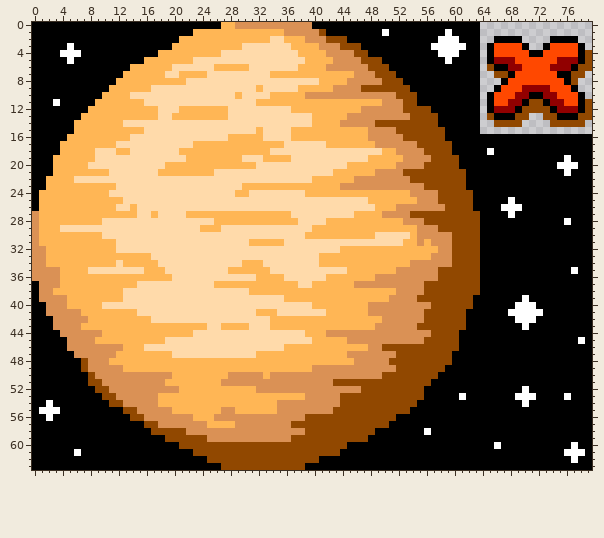
Two states of a sprite sheet, dev/bitmaps/smenu.png. That is the earlier state.
The file is 80x64 pixels.
The same view after the edit:
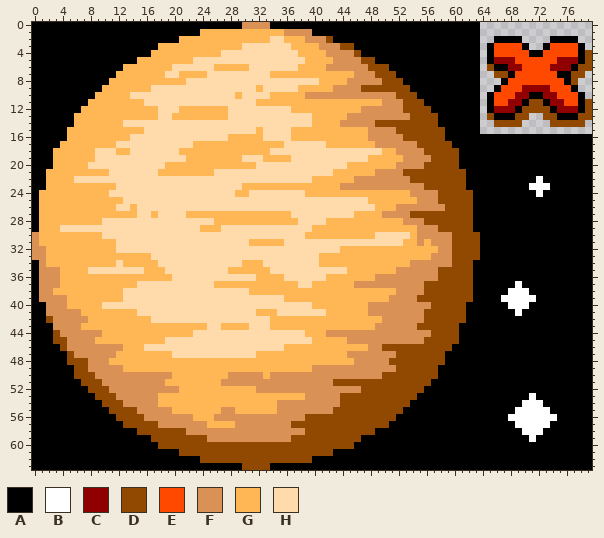
Palette (. is transparent): A #000000  B #ffffff  C #910000  D #914800  E #ff4800  F #da9155  G #ffb655  H #ffdaaa
Diff:
Changed rows in their new state; - is an unchanged pixel.
first column x 0:
 0 ---------------------------AAA----AAAAAA--------------------------------------
 1 -----------------------A----------------AA--------A--------A------------------
 2 -------------------------------------------AA-------------AAA-----------------
 3 -----A------------GG--------------------------A----------AAAAA----------------
 4 ----AAA----------G-----------------------------A----------AAA-----------------
 5 -----A---------G---------------------------------A---------A------------------
 6 -------------G----------------------------------------------------------------
 7 ------------G-----------------------------------------------------------------
 8 -----------G------------------------------------------------------------------
 9 ----------G-------------------------------------------------------------------
10 ---------G--------------------------------------------------------------------
11 ---A----G----------------------------------------------D----------------------
12 -------G----------------------------------------------------------------------
13 ------G-----------------------------------------------------------------------
15 -----G------------------------------------------------------------------------
18 ---G--------------------------------------------------------D----A------------
19 ----------------------------------------------------------------------------A-
20 ---------------------------------------------------------------------------AAA
21 --G-------------------------------------------------------------------------A-
22 ------------------------------------------------------------------------B-----
23 -----------------------------------------------------------------------BBB----
24 ------------------------------------------------------------------------B-----
25 --------------------------------------------------------------------A---------
26 -------------------------------------------------------------------AAA--------
27 A--------------------------------------------------------------A----A---------
28 A--------------------------------------------------------------A------------A-
29 A--------------------------------------------------------------A--------------
first column x 0:
34 A--------------------------------------------------------------A---------------
35 A--------------------------------------------------------------A-------------A-
36 A--------------------------------------------------------------A---------------
37 ---------------------------------------------------------------A-----B---------
38 ---------------------------------------------------------------A----BBB--------
39 -------------------------------------------------------------------BBB-B-------
40 --------------------------------------------------------------A-----B--A-------
41 --------------------------------------------------------------------A-AAA------
42 --D------------------------------------------------------------------AAA-------
43 -------------------------------------------------------------A--------A--------
44 ---D---------------------------------------------------------------------------
45 ---DD-------------------------------------------------------------------------A
46 ----D-------------------------------------------------------A------------------
47 -----D-----------------------------------------------------A-------------------
48 -----DD----------------------------------------------------A-------------------
49 ------D---------------------------------------------------A--------------------
50 ------DD-----------------------------------------------------------------------
51 -------D-----------------------------------------------------------------------
52 --------D-------------------------------------------------------------A--------
53 ---------D---------------------------------------------A-----A-------AA-----A--
54 --A-------D-------------------------------------------A----------------BB------
55 -AAA-------DD----------------------------------------A---------------BBBBB-----
56 --A---------DD------------------------------------------------------BBBBBBB----
57 -------------DDD-----------------------------------------------------BBBBB-----
58 ---------------DD---------------------------------------A-------------BBB------
59 -----------------DD----------------------------A-----------------------B-------
60 ------------------DDD------------------------D--------------------A----------A-
61 ------A--------------DD--------------------A--------------------------------AAA
62 ------------------------D---------------A------------------------------------A-
63 ---------------------------AAA----AAAAA----------------------------------------
